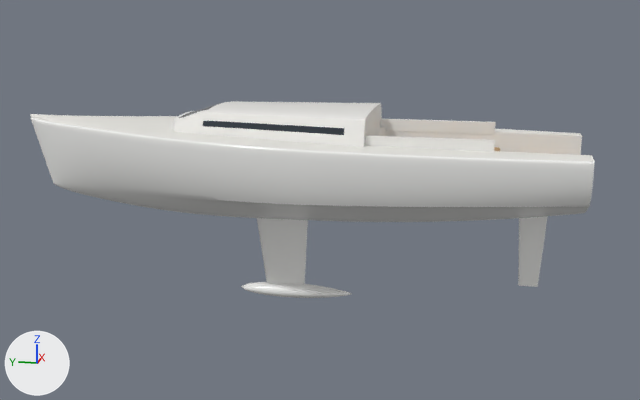
The glTF model public/game/yacht.glb as it was, and as the next commit left it.
Camera for both pictures: a 50 mm lens placed at (-15.63, -3.66, 3.74), pointed at (0.09, -0.52, -0.19). Lighting does not change. The marker at lower left points along +X, +Y and +Z. The first picture is the older version. Vertices at exactly the same position are counted once.

The first picture shows 'yacht'.
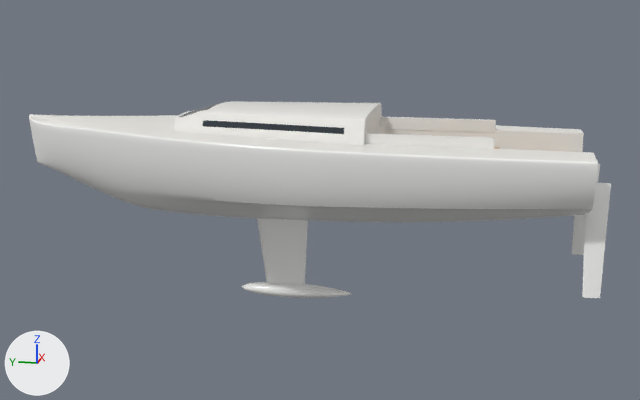
Location of each change, [x1, y1, x2, y2] in pixels of the pictures (640 x 400 px; the box of a moved part takes in the faces that stretch with it):
'yacht', reshaped: before [31, 101, 595, 298]; after [29, 101, 611, 298]
part 1 of me_yacht, moved or reshaped: before [518, 216, 548, 287]; after [582, 182, 611, 298]
part 2 of me_yacht, added: after [572, 164, 600, 255]
part 3 of me_yacht, moved or reshaped: before [365, 136, 495, 152]; after [365, 133, 495, 149]
part 4 of me_yacht, moved or reshaped: before [380, 119, 496, 134]; after [380, 117, 496, 132]
part 5 of me_yacht, moved or reshaped: before [31, 110, 595, 218]; after [29, 109, 598, 219]

The change, as a list of edits to the scene's bpy script:
```text
Change me_yacht:
    used by ob_yacht; location = (0.0, 0.0, 0.0)
    remove me_yacht.from_pydata(...)  # 6292 vertices, 12552 faces; spans x -1.67..1.67, y -5.2..5.15, z -2.09..1.55
    add me_yacht.from_pydata(...)  # 6314 vertices, 12592 faces; spans x -1.77..1.77, y -5.55..5.17, z -2.09..1.55
    me_yacht part 1: the loose piece of 196 vertices spanning x -0.03..0.03, y -4.66..-4.11, z -1.58..0.1 is multiplied about its middle by the matrix ((0.769, 0.0, 0.234), (0.0, 0.769, 0.0), (0.0, 0.0, 1.101)), then moved by (-1.02, -0.96, 0.37)
    me_yacht part 2: the loose piece of 196 vertices spanning x -0.03..0.03, y -4.66..-4.11, z -1.58..0.1 is copied, and the copy is multiplied about its middle by the matrix ((0.769, 0.0, -0.234), (0.0, 0.769, 0.0), (0.0, 0.0, 1.101)), then moved by (1.02, -0.96, 0.37); it spans x 0.8..1.23, y -5.55..-5.14, z -1.3..0.55
    me_yacht part 3: the loose piece of 48 vertices spanning x -1.02..-0.94, y -3.65..-1.5, z 1.0..1.22 is moved by (0.0, 0.0, 0.04)
    me_yacht part 4: the loose piece of 48 vertices spanning x 0.94..1.02, y -3.65..-1.5, z 1.0..1.22 is moved by (0.0, 0.0, 0.04)
    me_yacht part 5: 23 vertices moved within x -1.06..1.06, y -1.38..1.74, z -0.53..1.52; 5008 vertices removed from x -1.67..1.67, y -5.2..5.15, z -0.54..1.52; 4834 vertices added at x -1.77..1.77, y -5.22..5.17, z -0.54..1.52
```
